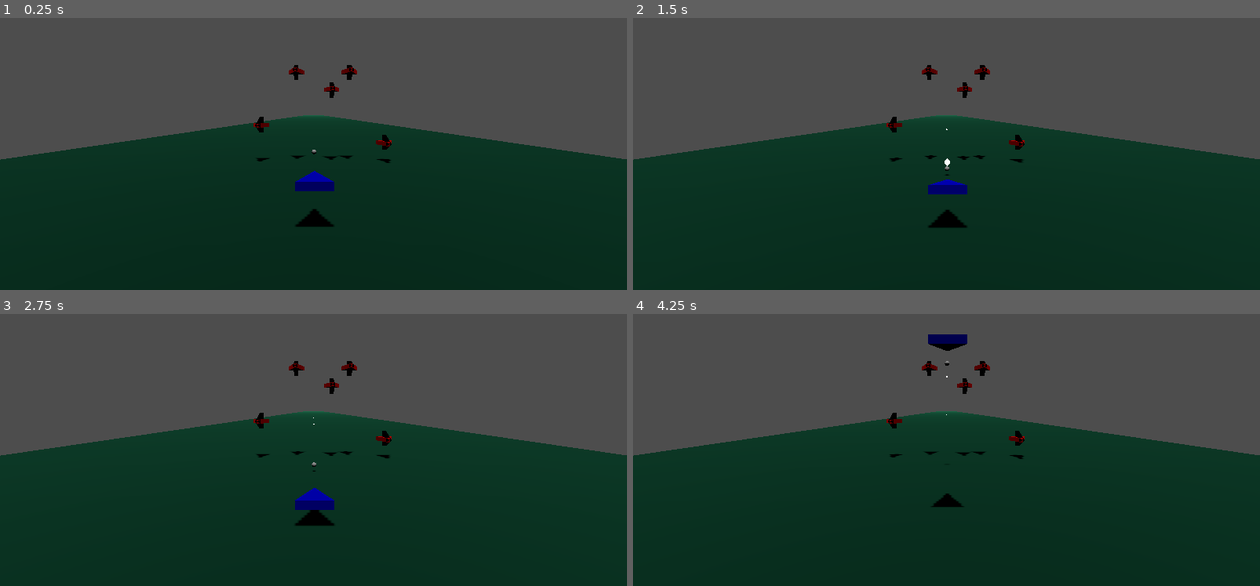
Above: before the commit, frames 1-4 (two rows, left to right).
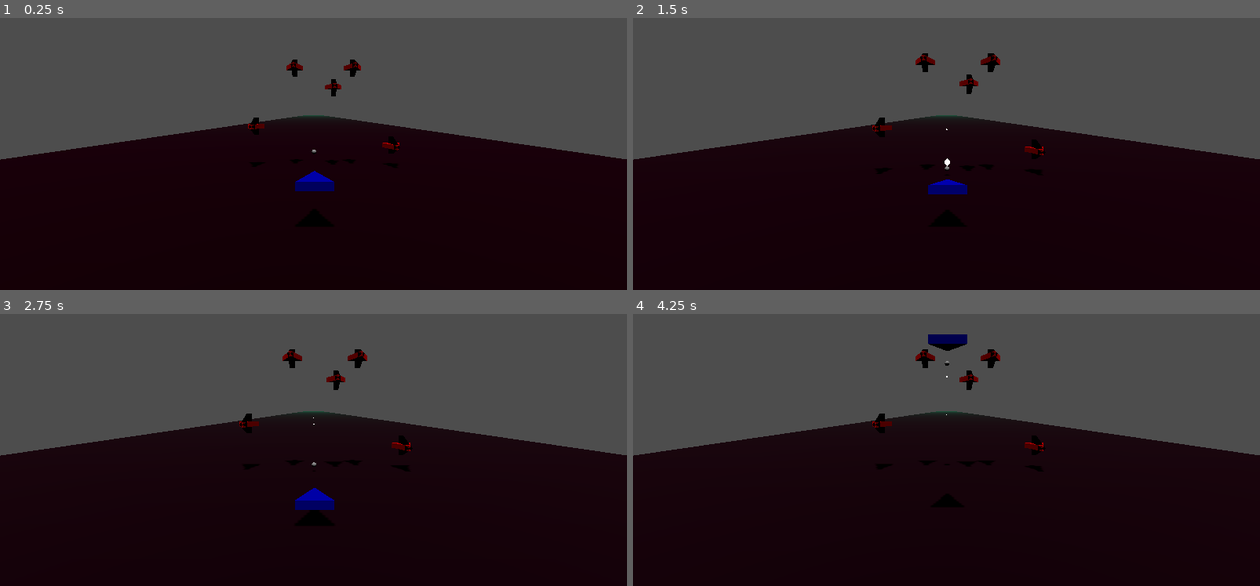
Above: after the commit, the same moments.

Repository: fredchien3/20-game-challenge
Game: Godot game, scene res://main/main.tscn
Two runs of this game, one before a commit and one after it. Both use one fixed random seed, a clock stepped at 60 frames per second and the inputs below.
Inputs:
- Up to frame 1 (0.25 s): no input
- Up to frame 2 (1.5 s): hold Right (ui_right) 0.53-1.28 s; hold Space (shoot) 0.53-1.28 s; tap Enter at 1.25 s; hold S (move_down) from 1.28 s (still down); tap Space (shoot) at 1.35 s
- Up to frame 3 (2.75 s): release S (move_down) at 2.03 s; hold Right (ui_right) from 2.03 s (still down); hold Space (shoot) from 2.03 s (still down)
- Up to frame 4 (4.25 s): release Right (ui_right) at 2.78 s; release Space (shoot) at 2.78 s; hold W (move_up) 2.78-3.53 s; tap Space (shoot) at 2.85 s; hold Left (ui_left) from 3.53 s (still down); hold Space (shoot) from 3.53 s (still down)

The runs differ from the first frame. In frame 1, 56% of the frame differs, in the area x 0-100%, y 15-100%; in frame 2, 56%; in frame 3, 56%; in frame 4, 57%, in the area x 0-100%, y 12-100%.
Error before the commit: Invalid access to property or key 'projectile_shot' on a base object of type 'Node3D (ship.gd)'. (res://main/world.gd:7)

Commit message:
Tweak rail

Diff:
--- a/8--star-fox/main/main.tscn
+++ b/8--star-fox/main/main.tscn
@@ -7,6 +7,7 @@
 [sub_resource type="WorldBoundaryShape3D" id="WorldBoundaryShape3D_4hihk"]
 
 [sub_resource type="Gradient" id="Gradient_xwkvk"]
+colors = PackedColorArray(0.8872139, 0, 0.15501064, 1, 1, 1, 1, 1)
 
 [sub_resource type="GradientTexture2D" id="GradientTexture2D_c651c"]
 gradient = SubResource("Gradient_xwkvk")
@@ -21,15 +22,16 @@
 
 [sub_resource type="Curve3D" id="Curve3D_xwkvk"]
 _data = {
-"points": PackedVector3Array(0, 0, 0, 0, 0, 0, 0, 0, 0, 0, 0, 0, 0, 0, 0, 0, 0, -1000),
+"points": PackedVector3Array(0, 0, 0, 0, 0, 0, 0, 0, 0, 0, 0, 0, 0, 0, 0, 0, 0, -509),
 "tilts": PackedFloat32Array(0, 0)
 }
 point_count = 2
 
 [node name="Main" type="Node3D" unique_id=1789264023]
 
-[node name="World" type="Node3D" parent="." unique_id=957310307]
+[node name="World" type="Node3D" parent="." unique_id=957310307 node_paths=PackedStringArray("rail_follow")]
 script = ExtResource("1_pjrb6")
+rail_follow = NodePath("Rail/RailFollow")
 
 [node name="Floor" type="StaticBody3D" parent="World" unique_id=1872809218]
 collision_mask = 0
@@ -40,7 +42,7 @@
 shape = SubResource("WorldBoundaryShape3D_4hihk")
 
 [node name="MeshInstance3D" type="MeshInstance3D" parent="World/Floor" unique_id=1943362619]
-transform = Transform3D(18.030201, 0, 0, 0, 1, 0, 0, 0, 511.15622, 0, 0, 1)
+transform = Transform3D(18.030201, 0, 0, 0, 1, 0, 0, 0, 306.69376, 0, 0, -268)
 mesh = SubResource("PlaneMesh_4hihk")
 
 [node name="Sun" type="DirectionalLight3D" parent="World" unique_id=1439393046]
--- a/8--star-fox/main/world.gd
+++ b/8--star-fox/main/world.gd
@@ -1,18 +1,16 @@
 extends Node3D
 
+@export var rail_follow: PathFollow3D
 
 # Called when the node enters the scene tree for the first time.
 func _ready() -> void:
-	var ship = get_tree().get_nodes_in_group("ship")[0]
-	ship.projectile_shot.connect(_on_ship_projectile_shot)
-
+	pass
 
 func _physics_process(delta: float) -> void:
-	var ratio_delta = 0.0005
+	var ratio_per_second = 0.01 * delta
+	rail_follow.progress_ratio += ratio_per_second
+
 	if Input.is_action_pressed("ui_right"):
-		$Rail/RailFollow.progress_ratio += ratio_delta
+		$Rail/RailFollow.progress_ratio += ratio_per_second * 2
 	if Input.is_action_pressed("ui_left"):
-		$Rail/RailFollow.progress_ratio -= ratio_delta
-
-func _on_ship_projectile_shot(projectile: RigidBody3D):
-	add_child(projectile)
+		$Rail/RailFollow.progress_ratio -= ratio_per_second * 2
